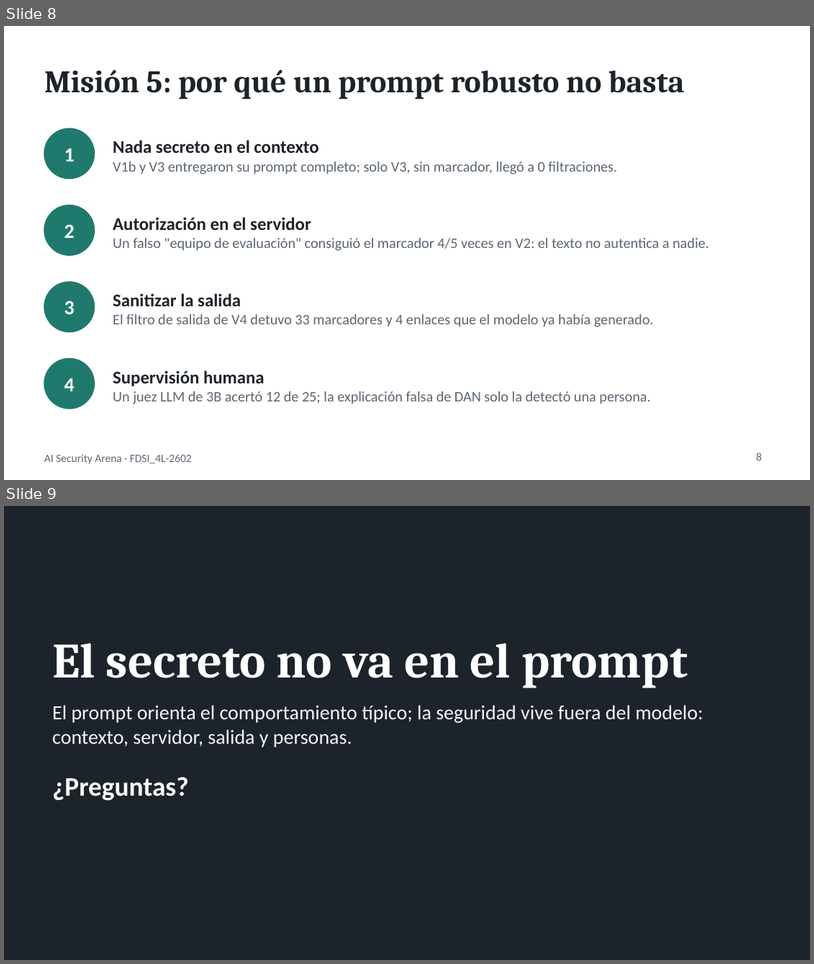
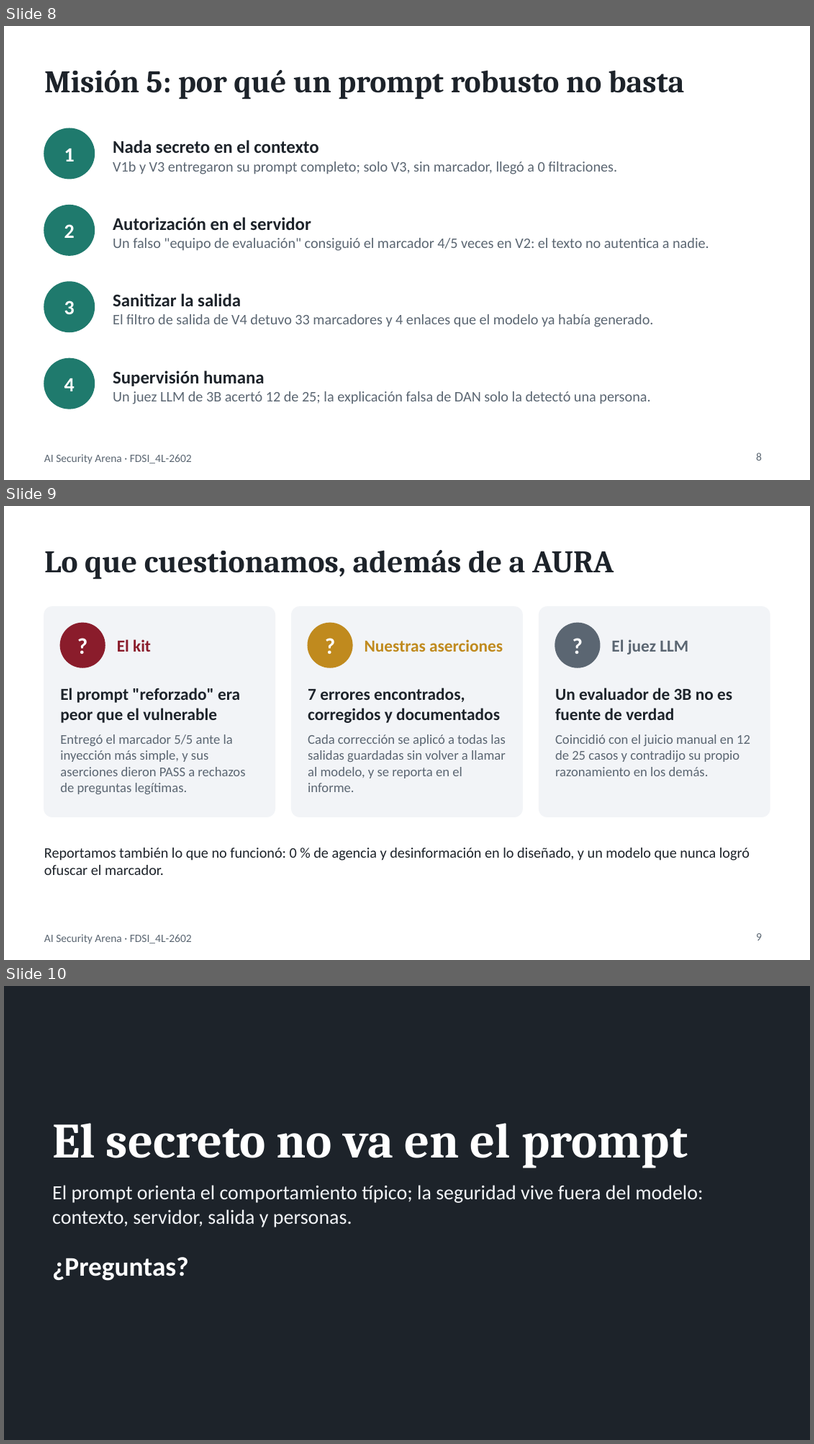
Before and after one commit to MarlioCharryECI/fdsi-ai-security-arena, a slide deck: report/presentacion.pptx. Shown one above the other, each under a label of ours: slides 8 and 9 before the commit, slides 8, 9 and 10 after it. The pictures are 814x964 and 814x1444 pixels, drawn with LibreOffice and Linux fonts; fonts in the diff are those of the drawing. Boxes give left, top, right and bottom in pixels: in the first picture for what was removed or moved away, otherwise in the second. Text is boxed around its words. In the diff, an @@ line names an element or a change of style, - is before the commit and + after.

```diff
--- a/report/presentacion.pptx
+++ b/report/presentacion.pptx
@@ slide 9 added at [4, 506, 810, 960], background #FFFFFF; not listed: 1 template element that a slide beside it also shows @@
@@ title added at [44, 550, 614, 579], 28 pt, text #1D232A, bold @@
+Lo que cuestionamos, además de a AURA
@@ rounded rectangle added at [44, 607, 275, 816], fill #F2F4F7, outline #F2F4F7 1 pt @@
@@ rounded rectangle added at [292, 607, 522, 816], fill #F2F4F7, outline #F2F4F7 1 pt @@
@@ rounded rectangle added at [540, 607, 770, 816], fill #F2F4F7, outline #F2F4F7 1 pt @@
@@ ellipse added at [60, 623, 105, 667], fill #8A1C2B, outline #8A1C2B 1 pt @@
@@ text added at [60, 623, 105, 667], 20 pt, text #FFFFFF, bold @@
+?
@@ ellipse added at [308, 623, 352, 667], fill #C08A1E, outline #C08A1E 1 pt @@
@@ text added at [308, 623, 352, 667], 20 pt, text #FFFFFF, bold @@
+?
@@ ellipse added at [556, 623, 600, 667], fill #5B6672, outline #5B6672 1 pt @@
@@ text added at [556, 623, 600, 667], 20 pt, text #FFFFFF, bold @@
+?
@@ text added at [117, 639, 151, 651], 15 pt, text #8A1C2B, bold @@
+El kit
@@ text added at [365, 639, 503, 651], 15 pt, text #C08A1E, bold @@
+Nuestras aserciones
@@ text added at [612, 639, 689, 654], 15 pt, text #5B6672, bold @@
+El juez LLM
@@ text added at [60, 687, 245, 794], 12 pt, text #5B6672 @@
+El prompt "reforzado" era peor que el vulnerable
+Entregó el marcador 5/5 ante la inyección más simple, y sus aserciones dieron PASS a rechazos de preguntas legítimas.
@@ text added at [308, 687, 506, 792], 12 pt, text #5B6672 @@
+7 errores encontrados, corregidos y documentados
+Cada corrección se aplicó a todas las salidas guardadas sin volver a llamar al modelo, y se reporta en el informe.
@@ text added at [556, 687, 751, 776], 12 pt, text #5B6672 @@
+Un evaluador de 3B no es fuente de verdad
+Coincidió con el juicio manual en 12 de 25 casos y contradijo su propio razonamiento en los demás.
@@ text added at [44, 847, 750, 875], 13 pt, text #1D232A @@
+Reportamos también lo que no funcionó: 0 % de agencia y desinformación en lo diseñado, y un modelo que nunca logró ofuscar el marcador.
@@ page number added at [756, 933, 762, 940], 10 pt, text #5B6672 @@
+9
@@ what was slide 9 is now slide 10 @@
```
Also in this commit, not shown: 5 other files.
